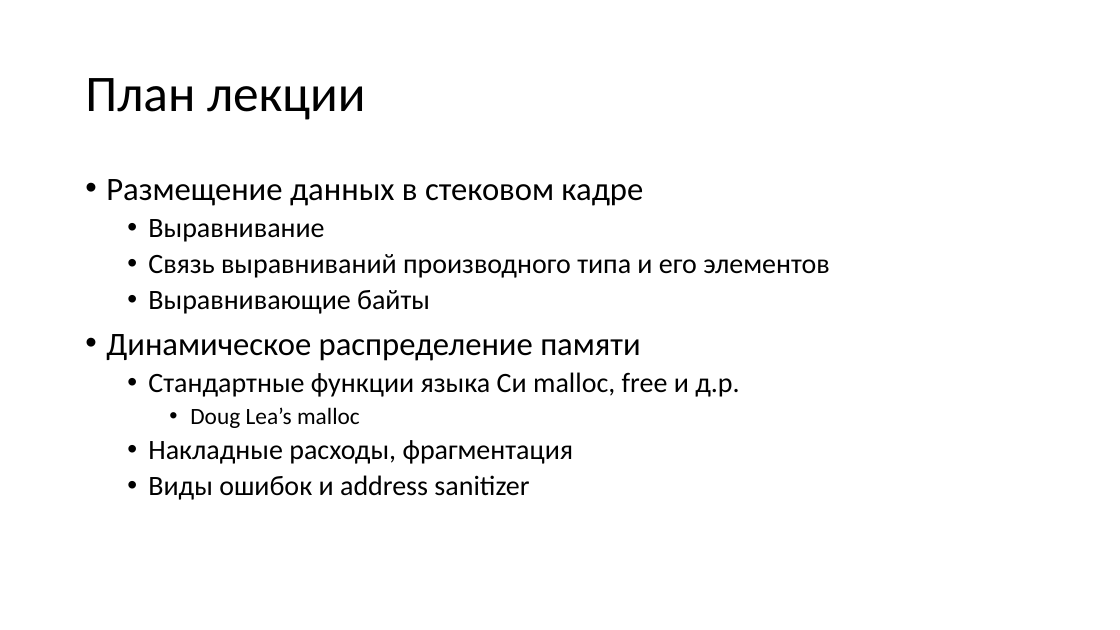
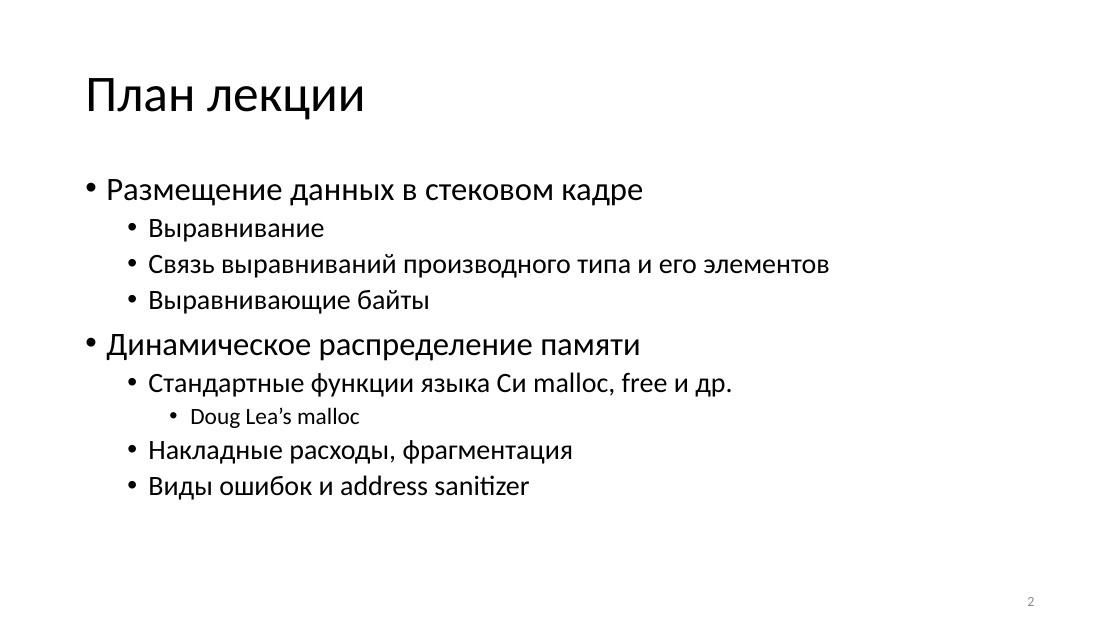
Before and after one commit to Evgueni-Petrov-aka-espetrov/Algorithms-and-Programming-in-C-pptx, a slide deck: slide 2 of 06.5 Размещение типов в памяти.pptx. Drawn at 1120x630 pixels with LibreOffice and Linux fonts; fonts in the diff are those of the drawing. Boxes give left, top, right and bottom in pixels: in the first picture for what was removed or moved away, otherwise in the second. Text is boxed around its words. In the diff, an @@ line names an element or a change of style, - is before the commit and + after.

```diff
--- a/06.5 Размещение типов в памяти.pptx
+++ b/06.5 Размещение типов в памяти.pptx
@@ text at (148, 372, 732, 397): text changed @@
-  • Стандартные функции языка Си malloc, free и д.р.
+  • Стандартные функции языка Си malloc, free и др.
@@ page number added at (1027, 597, 1034, 606), 12 pt, text #8C8C8C @@
+2
```
Also in this commit, not shown: 98 other slides changed.
